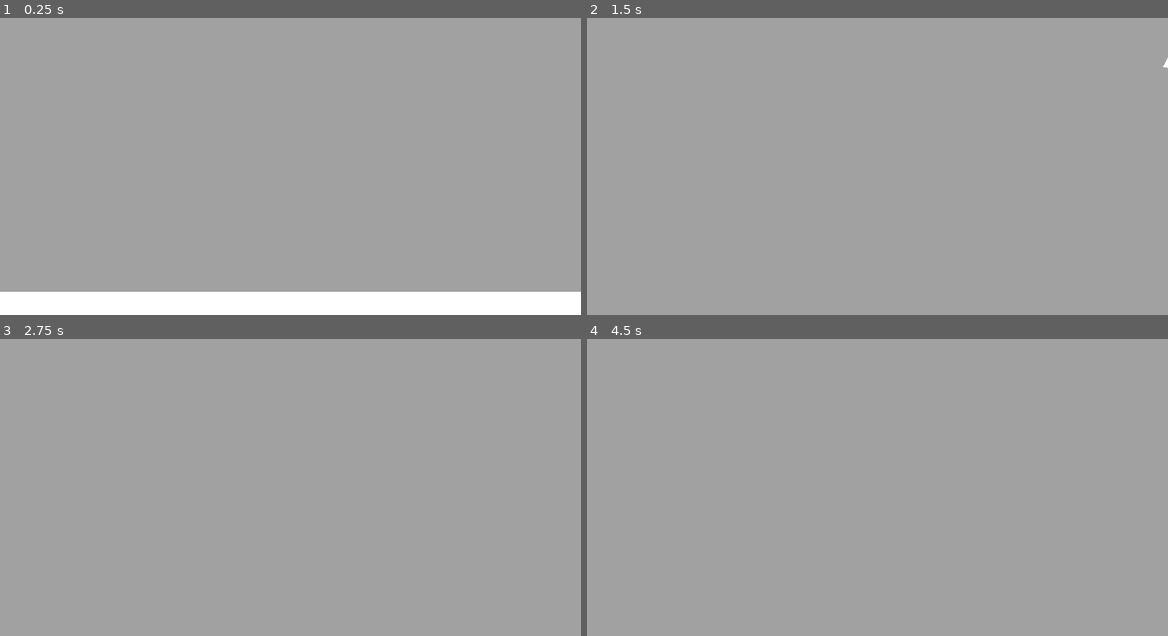
Above: before the commit, frames 1-4 (two rows, left to right).
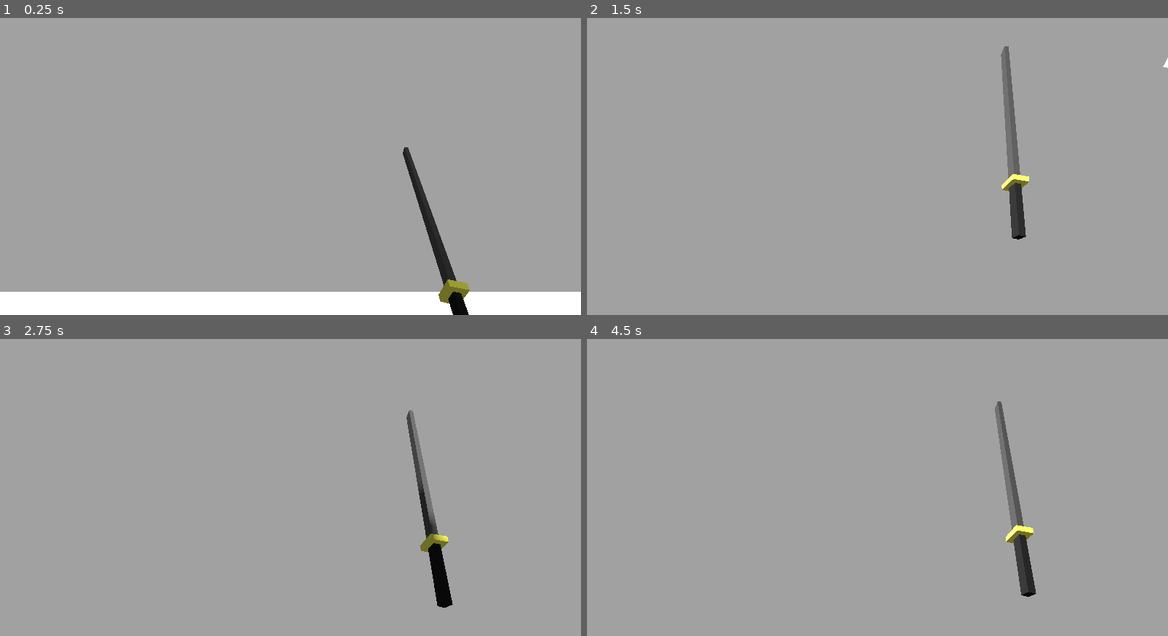
Above: after the commit, the same moments.

Repository: NeeravaNraj/ProjectX
Game: Godot game, scene res://components/levels/test_level.tscn
The game is run twice, just before and just after one commit, with the same random seed, the same clock (stepped at 60 frames per second) and the same inputs.
Inputs (mouse positions are in pixels of both pictures, inside the frame that each line leads up to):
- Up to frame 1 (0.25 s): no input
- Up to frame 2 (1.5 s): tap Enter at 0.5 s; move the mouse to (1005, 136) at 0.52 s; press the mouse at (1005, 136) at 0.53 s; hold D (move_right) 0.53-1.28 s; tap Space (jump) at 0.77, 1.25 s; move the mouse to (848, 154) at 1.27 s; release the mouse at (848, 154) at 1.28 s; hold W (move_up) from 1.28 s (still down); click (848, 154) at 1.35 s
- Up to frame 3 (2.75 s): keep holding W (move_up); tap Space (jump) at 1.52 s; tap Enter at 2 s; move the mouse to (302, 466) at 2.02 s; press the mouse at (302, 466) at 2.03 s
- Up to frame 4 (4.5 s): keep holding W (move_up); tap Space (jump) at 2.75, 3.02, 3.77, 4.25 s; move the mouse to (871, 478) at 2.77 s; release the mouse at (871, 478) at 2.78 s; click (871, 478) at 2.85 s; tap Enter at 3.5 s; move the mouse to (918, 475) at 3.52 s; press the mouse at (918, 475) at 3.53 s; move the mouse to (831, 469) at 4.27 s; release the mouse at (831, 469) at 4.28 s; click (831, 469) at 4.35 s

The runs differ from the first frame. In frame 1, 1.3% of the frame differs, in the area x 69-81%, y 43-100%; in frame 2, 1.3%; in frame 3, 1.4%, in the area x 69-78%, y 23-91%; in frame 4, 1.4%.

Commit message:
Instantiate katana into player (temp)

Diff:
--- a/components/character/player.tscn
+++ b/components/character/player.tscn
@@ -2,24 +2,27 @@
 
 [ext_resource type="Script" uid="uid://d1gc3n43os8em" path="res://components/character/player.gd" id="1_knl4b"]
 [ext_resource type="PackedScene" uid="uid://dil3ijsq5pmlq" path="res://components/primitives/movement/velocity.tscn" id="2_b1s2y"]
+[ext_resource type="PackedScene" uid="uid://dgm4u8srpwll1" path="res://components/weapon/katana.tscn" id="2_gie0d"]
 [ext_resource type="PackedScene" uid="uid://id84t5a0ya2y" path="res://components/primitives/movement/player_control.tscn" id="3_eti3u"]
 
-[sub_resource type="CapsuleMesh" id="CapsuleMesh_pgqh4"]
+[sub_resource type="CapsuleShape3D" id="CapsuleShape3D_knl4b"]
 radius = 0.3
 height = 1.9
 
-[sub_resource type="CapsuleShape3D" id="CapsuleShape3D_knl4b"]
+[sub_resource type="CapsuleMesh" id="CapsuleMesh_pgqh4"]
 radius = 0.3
 height = 1.9
 
 [node name="Player" type="CharacterBody3D" unique_id=1186516781]
 script = ExtResource("1_knl4b")
 
-[node name="Body" type="MeshInstance3D" parent="." unique_id=2057104036]
-mesh = SubResource("CapsuleMesh_pgqh4")
-
 [node name="CollisionShape3D" type="CollisionShape3D" parent="." unique_id=1348553797]
 shape = SubResource("CapsuleShape3D_knl4b")
+
+[node name="Model" type="Node3D" parent="." unique_id=247778809]
+
+[node name="Body" type="MeshInstance3D" parent="Model" unique_id=2057104036]
+mesh = SubResource("CapsuleMesh_pgqh4")
 
 [node name="CameraPivot" type="Node3D" parent="." unique_id=1361904912]
 unique_name_in_owner = true
@@ -28,6 +31,11 @@
 [node name="Camera" type="Camera3D" parent="CameraPivot" unique_id=777665774]
 unique_name_in_owner = true
 
+[node name="Weaponary" type="Node3D" parent="." unique_id=1708920944]
+
+[node name="Katana" parent="Weaponary" unique_id=1156992332 instance=ExtResource("2_gie0d")]
+transform = Transform3D(-0.09646627, -0.9636583, -0.2491126, 0.83487564, 0.0579276, -0.547382, 0.54191965, -0.2607819, 0.79894686, 0.6049503, 0.48512423, -0.98595005)
+
 [node name="Velocity" parent="." unique_id=1034921754 instance=ExtResource("2_b1s2y")]
 unique_name_in_owner = true
 max_speed = 6.0
